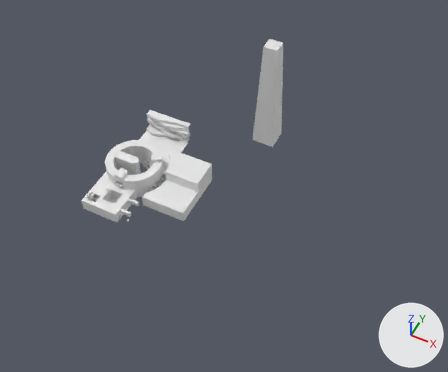
The Blender file Assets/Models/City/CityNewMaster.blend as it was, and as the next commit left it.
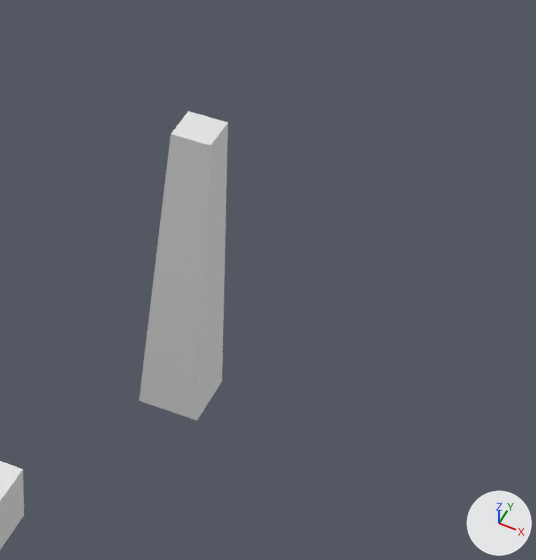
The first picture shows the older version from a 50 mm lens placed at (209.0, -245.0, 392.0), pointed at (68.0, 36.0, 41.0). The close-ups show both versions on the part from 45% to 87% of the width and 0% to 53% of the height of that picture; other places that the commit changed are outside them. Lighting does not change. The marker at lower right points along +X, +Y and +Z.
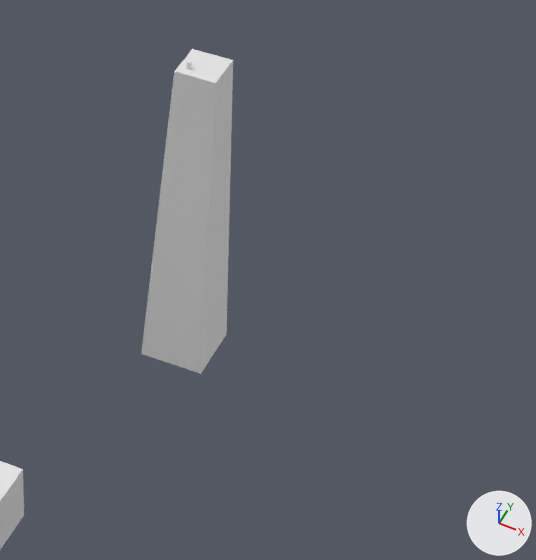
Pixel boxes (x1, y1, x2, y2) of what changed, in the close-ups (536 x 560 px):
'Cube.026', moved: before (139, 111, 228, 420); after (141, 49, 233, 374)
'Cube.078', added: after (186, 60, 192, 70)

The change, as a diff of the scene's bpy script:
```diff
--- a/Assets/Models/City/CityNewMaster.blend.py
+++ b/Assets/Models/City/CityNewMaster.blend.py
@@ ob_cube_026 @@
 ob_cube_026 = bpy.data.objects.new('Cube.026', me_cube_025)
-ob_cube_026.location = (60.0, 140.0, 0.0)
+ob_cube_026.location = (60.0, 140.0, 20.0)
@@ ob_cube_078 @@
+ob_cube_078 = bpy.data.objects.new('Cube.078', me_cube.copy())  # the mesh of ob_cube
+ob_cube_078.location = (56.9, 137.1, 120.0)
```
